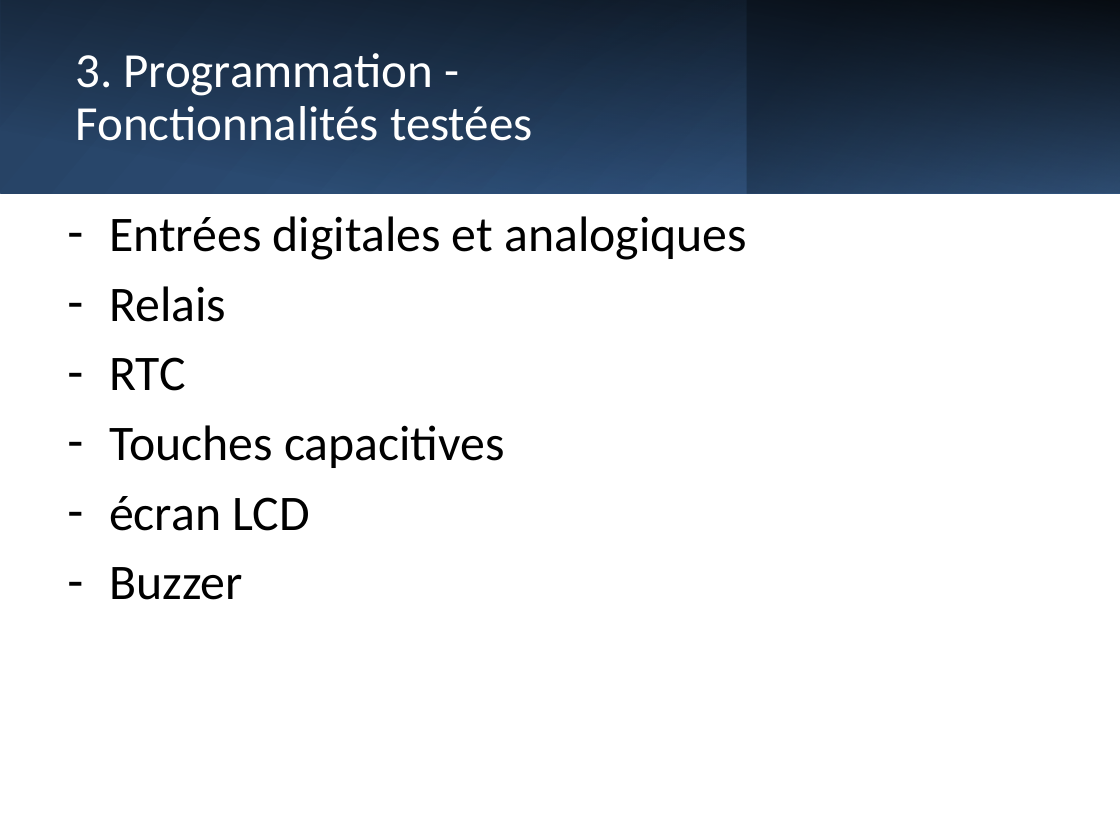
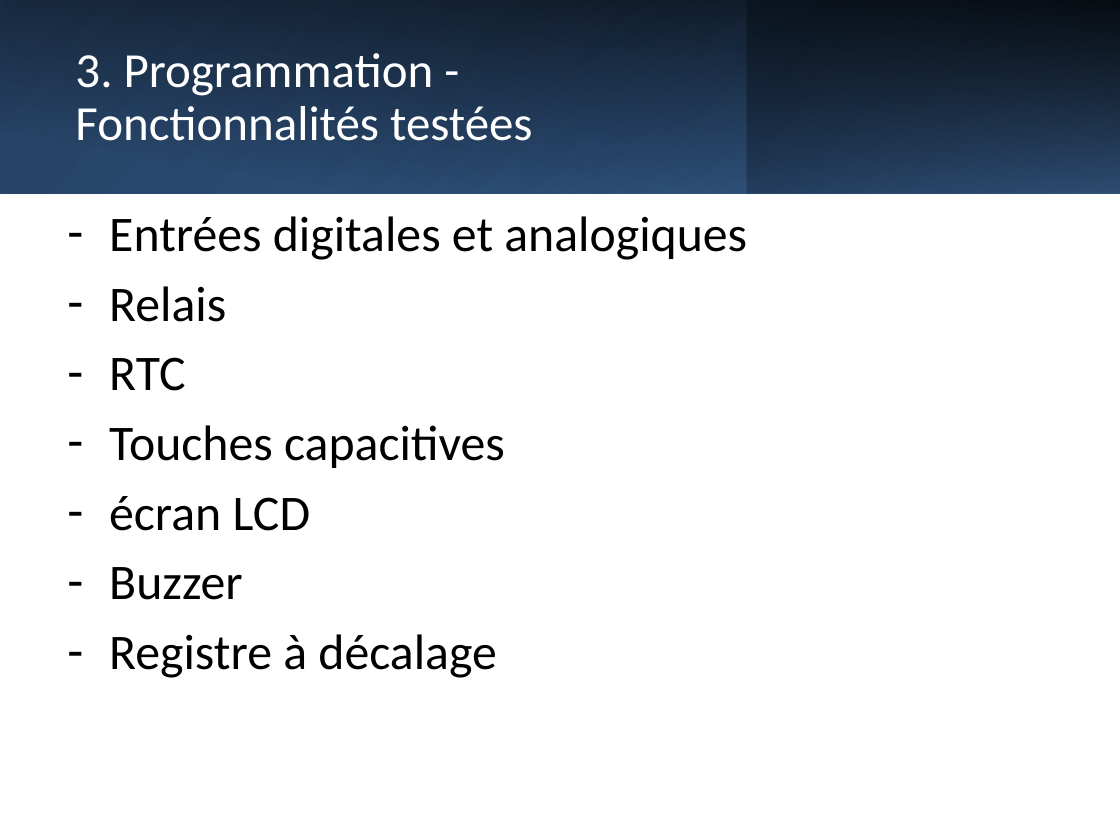
Before and after one commit to Sweedy3960/2414_SPB7_DOC, a slide deck: slide 10 of Doc/2414_Presentation.pptx. Drawn at 1120x840 pixels with LibreOffice and Linux fonts; fonts in the diff are those of the drawing. Boxes give left, top, right and bottom in pixels: in the first picture for what was removed or moved away, otherwise in the second. Text is boxed around its words. In the diff, an @@ line names an element or a change of style, - is before the commit and + after.

```diff
--- a/Doc/2414_Presentation.pptx
+++ b/Doc/2414_Presentation.pptx
@@ text at <box>109,634,496,678</box>: paragraph added @@
+– Registre à décalage
```
Also in this commit, not shown: 11 other slides changed, 1 slide added, 2 slides removed, 4 other files.
